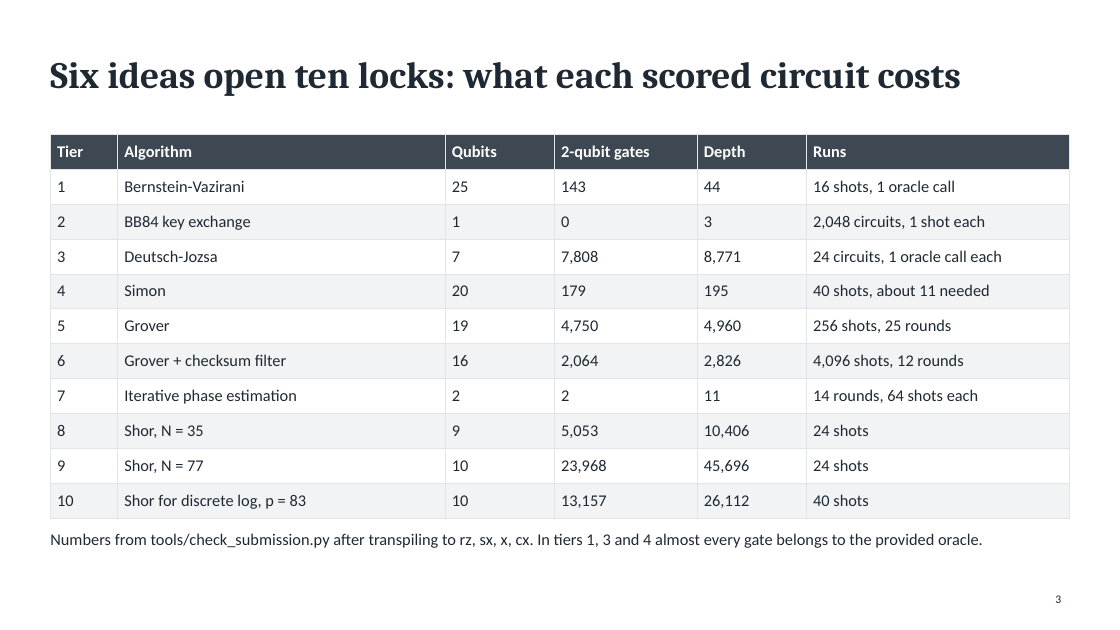
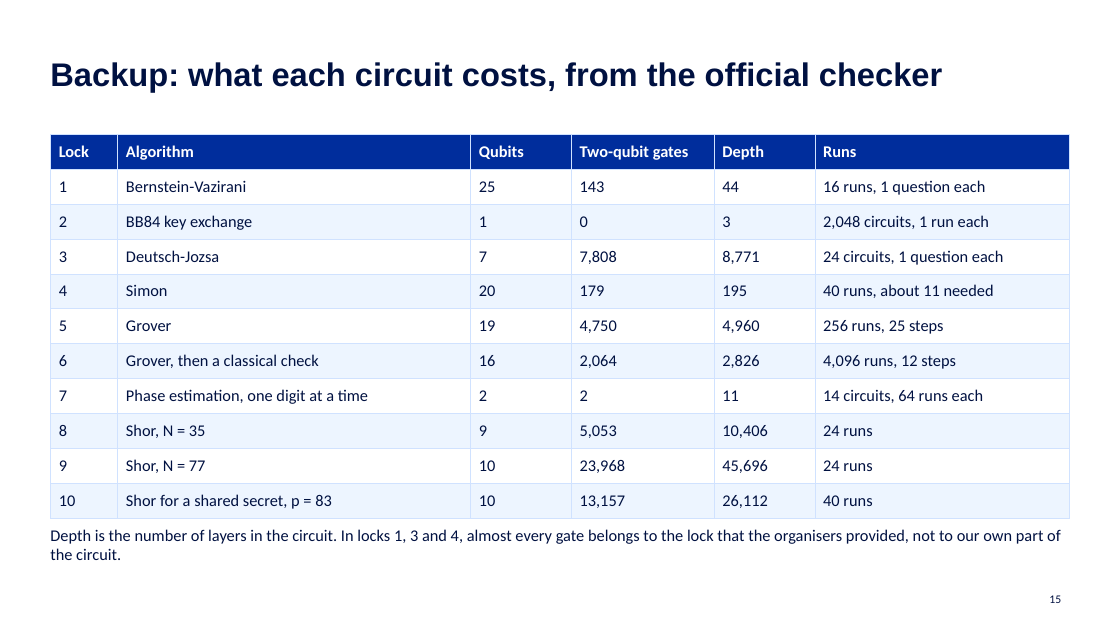
Before and after one commit to QuantumCryptography-at-Qiskit-OSU/Submission, a slide deck: slide 15 of slides/Cryptographers.pptx (slide 3 before the commit). Drawn at 1120x630 pixels with LibreOffice and Linux fonts; fonts in the diff are those of the drawing. Boxes give left, top, right and bottom in pixels: in the first picture for what was removed or moved away, otherwise in the second. Text is boxed around its words. In the diff, an @@ line names an element or a change of style, - is before the commit and + after.

```diff
--- a/slides/Cryptographers.pptx
+++ b/slides/Cryptographers.pptx
@@ title at box(50, 62, 942, 92): text changed; size 32 to 28 pt; font Cambria to Arial; text colour #1F2933 to #001141 @@
-Six ideas open ten locks: what each scored circuit costs
+Backup: what each circuit costs, from the official checker
@@ table at box(50, 134, 1070, 513) @@
-row 1, column 1: Tier
+row 1, column 1: Lock
-row 1, column 4: 2-qubit gates
+row 1, column 4: Two-qubit gates
-row 2, column 6: 16 shots, 1 oracle call
+row 2, column 6: 16 runs, 1 question each
-row 3, column 6: 2,048 circuits, 1 shot each
+row 3, column 6: 2,048 circuits, 1 run each
-row 4, column 6: 24 circuits, 1 oracle call each
+row 4, column 6: 24 circuits, 1 question each
-row 5, column 6: 40 shots, about 11 needed
+row 5, column 6: 40 runs, about 11 needed
-row 6, column 6: 256 shots, 25 rounds
+row 6, column 6: 256 runs, 25 steps
-row 7, column 2: Grover + checksum filter
+row 7, column 2: Grover, then a classical check
-row 7, column 6: 4,096 shots, 12 rounds
+row 7, column 6: 4,096 runs, 12 steps
-row 8, column 2: Iterative phase estimation
+row 8, column 2: Phase estimation, one digit at a time
-row 8, column 6: 14 rounds, 64 shots each
+row 8, column 6: 14 circuits, 64 runs each
-row 9, column 6: 24 shots
+row 9, column 6: 24 runs
-row 10, column 6: 24 shots
+row 10, column 6: 24 runs
-row 11, column 2: Shor for discrete log, p = 83
+row 11, column 2: Shor for a shared secret, p = 83
-row 11, column 6: 40 shots
+row 11, column 6: 40 runs
@@ fill #3D4852 to #002D9C in row 1 @@
@@ fill #F1F3F5 to #EDF5FF in 30 cells @@
@@ text colour #1F2933 to #001141 in "1", "Bernstein-Vazirani", "25", "143" and 43 more places @@
@@ borders changed @@
@@ text at box(50, 529, 1061, 560): text changed; text colour #1F2933 to #001141 @@
-Numbers from tools/check_submission.py after transpiling to rz, sx, x, cx. In tiers 1, 3 and 4 almost every gate belongs to the provided oracle.
+Depth is the number of layers in the circuit. In locks 1, 3 and 4, almost every gate belongs to the lock that the organisers provided, not to our own part of the circuit.
@@ page number at box(1049, 595, 1061, 603): text changed; text colour #1F2933 to #001141 @@
-3
+15
```
Also in this commit, not shown: 17 other slides changed, 7 slides added, 5 slides removed, 16 other files.
